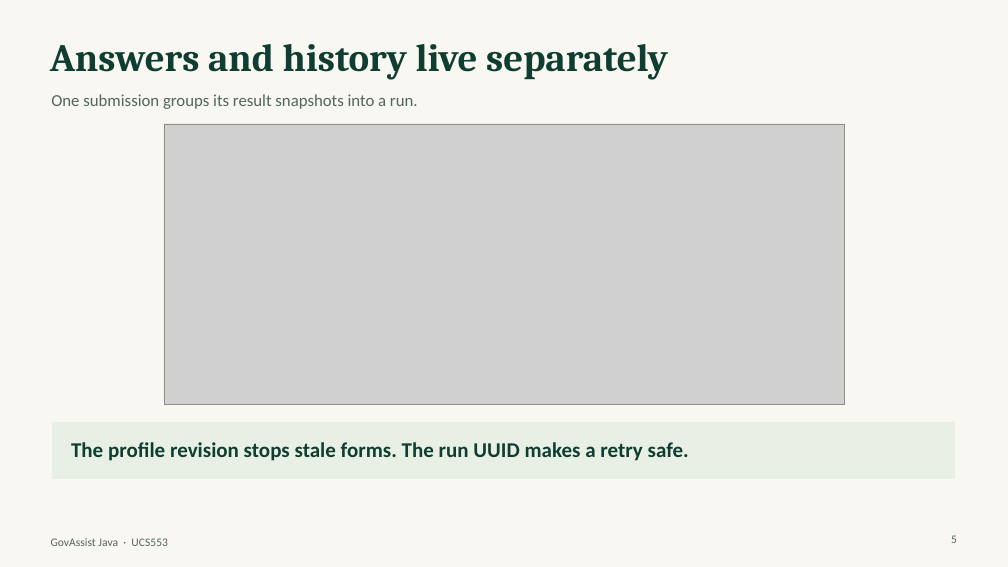
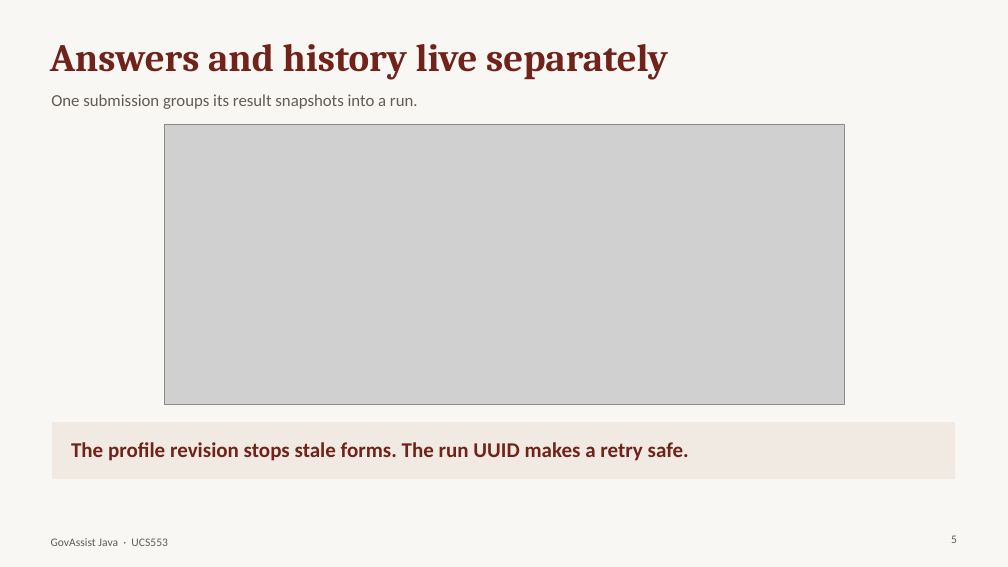
Before and after one commit to Shreyastacky/govassist-java, a slide deck: slide 5 of submission/GovAssist Java Presentation.pptx. Drawn at 1008x567 pixels with LibreOffice and Linux fonts; fonts in the diff are those of the drawing; grey boxes stand for pictures. Boxes give left, top, right and bottom in pixels: in the first picture for what was removed or moved away, otherwise in the second. Text is boxed around its words. In the diff, an @@ line names an element or a change of style, - is before the commit and + after.

Commit message:
Redesign GovAssist Java and add server-rendered Rule Lab

```diff
--- a/submission/GovAssist Java Presentation.pptx
+++ b/submission/GovAssist Java Presentation.pptx
@@ background #F8F7F1 to #F8F7F4 @@
@@ text "Answers and history live separately" at (x1=50, y1=44, x2=668, y2=80): text colour #103D32 to #70231A @@
@@ text "One submission groups its result ..." at (x1=51, y1=94, x2=418, y2=109): text colour #52665C to #625B56 @@
@@ rectangle at (x1=52, y1=423, x2=955, y2=479): fill #E8F0E5 to #F0EAE2; outline #E8F0E5 0.65 pt to #F0EAE2 0.65 pt @@
@@ text "The profile revision stops stale ..." at (x1=71, y1=442, x2=689, y2=461): text colour #103D32 to #70231A @@
@@ text "GovAssist Java · UCS553" at (x1=51, y1=538, x2=167, y2=546): text colour #52665C to #625B56 @@
```
Also in this commit, not shown: 6 other slides changed, 1 slide added, 1 slide removed, 24 other files.
